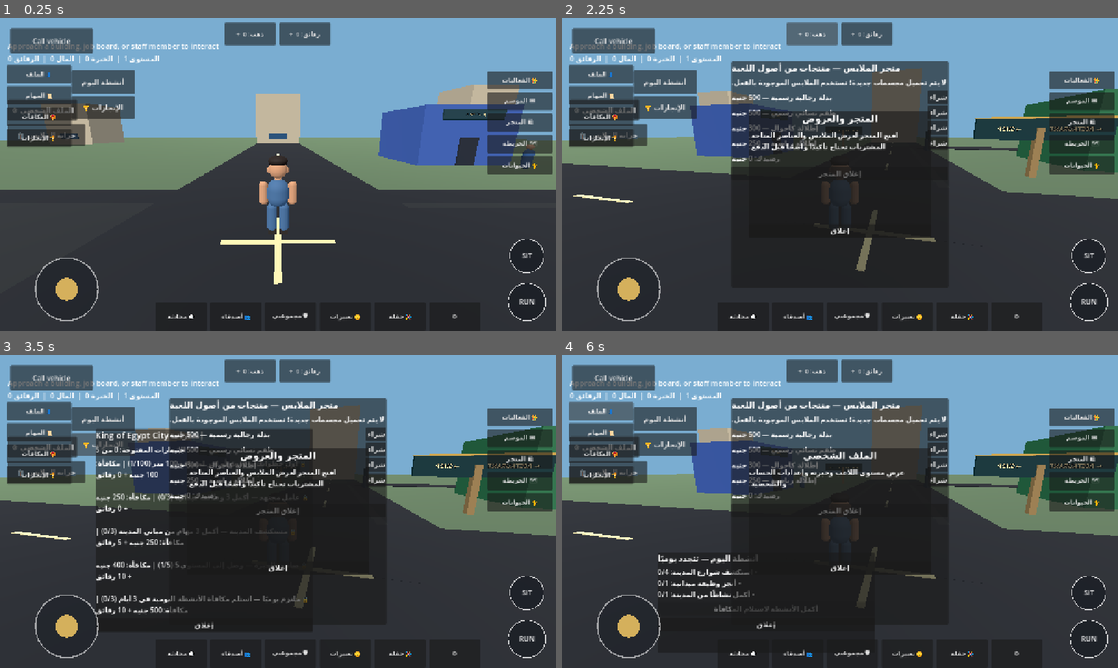
Above: before the commit, frames 1-4 (two rows, left to right).
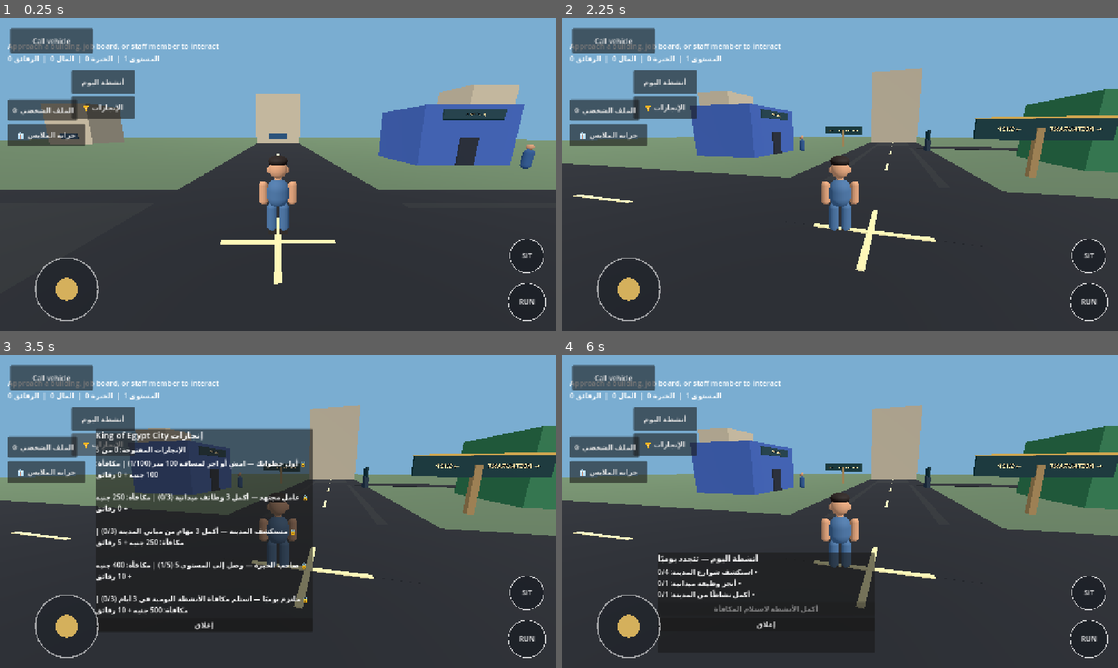
Above: after the commit, the same moments.

Repository: gamalalaraby1988-dotcom/King-Egypt-
Game: Godot game, scene res://scenes/main.tscn
Two runs of this game, one before a commit and one after it. Both use one fixed random seed, a clock stepped at 60 frames per second and the inputs below.
Inputs (mouse positions are in pixels of both pictures, inside the frame that each line leads up to):
- Up to frame 1 (0.25 s): no input
- Up to frame 2 (2.25 s): tap Enter at 0.5 s; move the mouse to (962, 158) at 0.52 s; hold D (move_right) 0.53-1.25 s; hold Shift (sprint) 0.53-1.25 s; click (962, 158) at 0.67 s; drag from (728, 190) to (812, 237) at 1.27 s; click (812, 33) at 2 s, where only the run before the commit has a clickable "ذهب: 0 +"
- Up to frame 3 (3.5 s): click "الإنجازات 🏆" at 2.75 s
- Up to frame 4 (6 s): click (867, 370) at 3.5 s, where only the run before the commit has a clickable "رقائق: 0 +"; click "إغلاق" at 4.25 s; click "أنشطة اليوم" at 5 s; click (600, 411) at 5.75 s, where only the run before the commit has a clickable "👤 الملف"

The runs differ from the first frame. In frame 1, 7.7% of the frame differs, in the area x 1-100%, y 1-97%; in frame 2, 28%; in frame 3, 24%; in frame 4, 27%.

Commit message:
Hide player touch HUD while driving and clear touch state

Diff:
--- a/scripts/main.gd
+++ b/scripts/main.gd
@@ -166,6 +166,7 @@
 		return
 	if player.get("animal_riding") == true or player.get("sitting") == true:
 		return
+	_set_mobile_hud_active(false)
 	vehicle_occupied = true
 	_player_saved_collision_layer = player.collision_layer
 	_player_saved_collision_mask = player.collision_mask
@@ -218,6 +219,7 @@
 		if is_instance_valid(player_camera):
 			player_camera.current = true
 	vehicle_occupied = false
+	_set_mobile_hud_active(is_instance_valid(player))
 	if is_instance_valid(vehicle_interaction_button):
 		vehicle_interaction_button.visible = false
 		vehicle_interaction_button.text = "ركوب السيارة" if CityLanguage.get_language() == "ar" else "Enter vehicle"
@@ -255,6 +257,7 @@
 	city_vehicle.call("set_steering", 0.0)
 	city_vehicle.set_physics_process(false)
 	vehicle_occupied = false
+	_set_mobile_hud_active(true)
 	if is_instance_valid(vehicle_interaction_button):
 		vehicle_interaction_button.text = "ركوب السيارة" if CityLanguage.get_language() == "ar" else "Enter vehicle"
 		vehicle_interaction_button.visible = player.global_position.distance_to(city_vehicle.global_position) <= 5.0
@@ -548,6 +551,14 @@
 	layer.add_child(touch_hud)
 	touch_hud.set("player", get_node_or_null("Player"))
 
+func _set_mobile_hud_active(active: bool) -> void:
+	var touch_hud := get_node_or_null("MobileHUD/TouchControls") as Control
+	if not is_instance_valid(touch_hud):
+		return
+	if touch_hud.has_method("_clear_touch_state"):
+		touch_hud.call("_clear_touch_state")
+	touch_hud.visible = active
+
 	var hud_layer := CanvasLayer.new()
 	hud_layer.name = "CityActionHUD"
 	hud_layer.set_script(load("res://scripts/city_hud.gd"))
